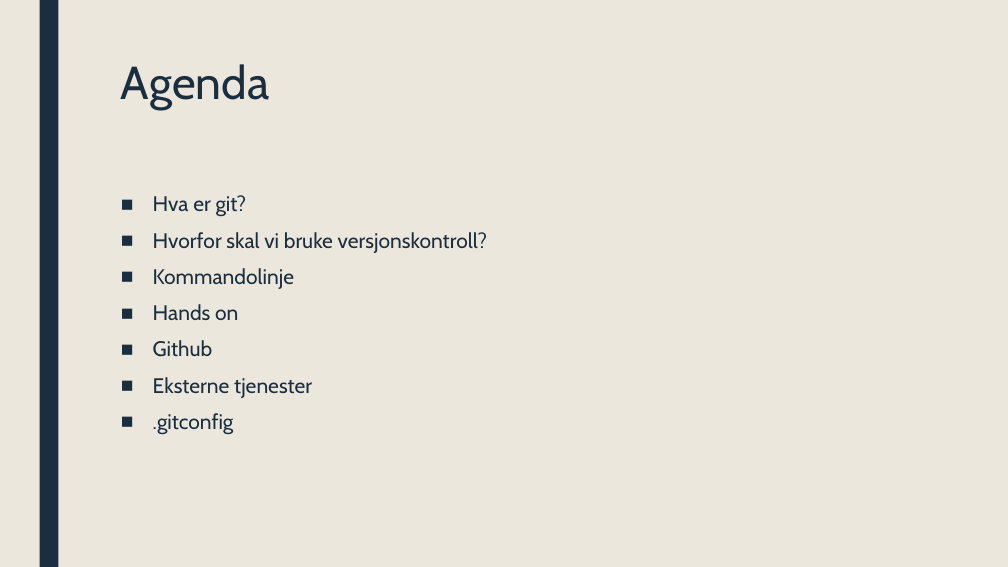
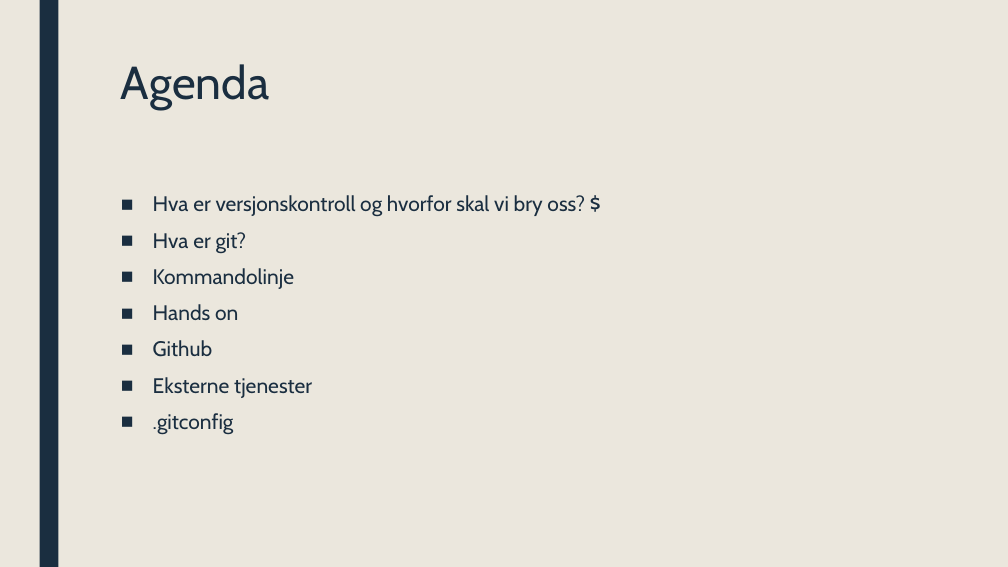
Before and after one commit to ufarm/sommer2016, a slide deck: slide 3 of GIT.pptx (slide 4 before the commit). Drawn at 1008x567 pixels with LibreOffice and Linux fonts; fonts in the diff are those of the drawing. Boxes give left, top, right and bottom in pixels: in the first picture for what was removed or moved away, otherwise in the second. Text is boxed around its words. In the diff, an @@ line names an element or a change of style, - is before the commit and + after.

```diff
--- a/GIT.pptx
+++ b/GIT.pptx
@@ text at (x1=153, y1=195, x2=585, y2=217): paragraph added @@
+■ Hva er versjonskontroll og hvorfor skal vi bry oss? $
@@ text at (x1=153, y1=232, x2=487, y2=253): paragraph removed @@
-■ Hvorfor skal vi bruke versjonskontroll?
```
Also in this commit, not shown: 11 other slides changed, 1 slide added, 2 slides removed.
